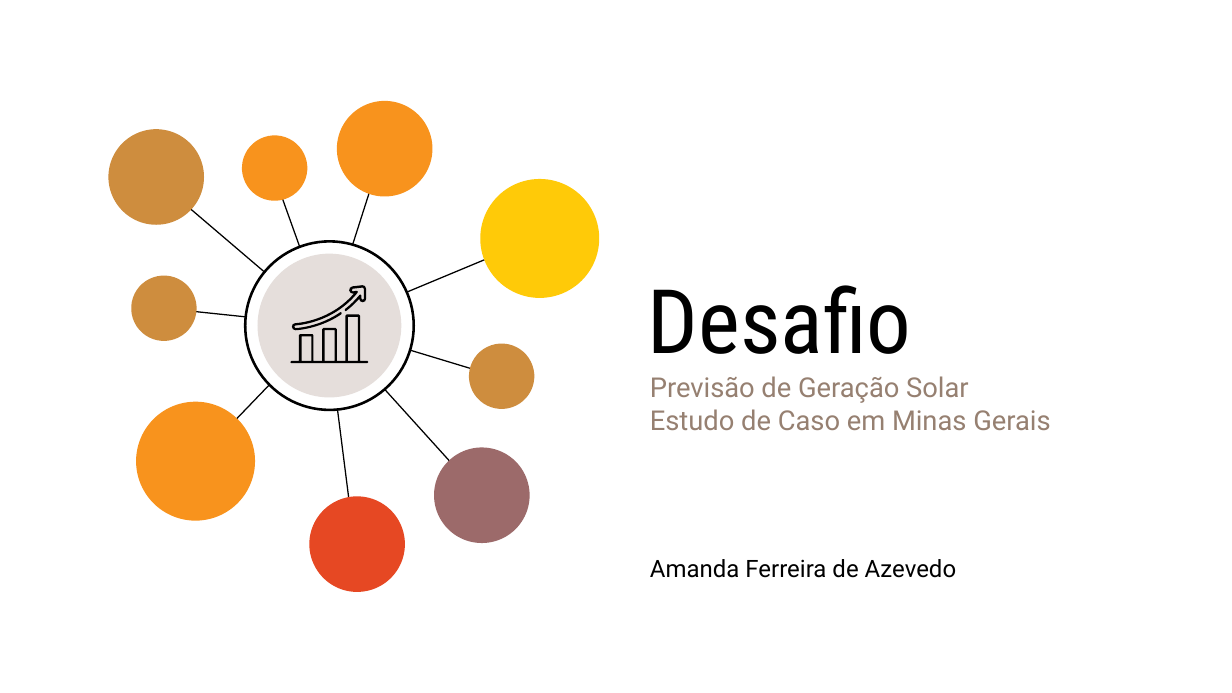
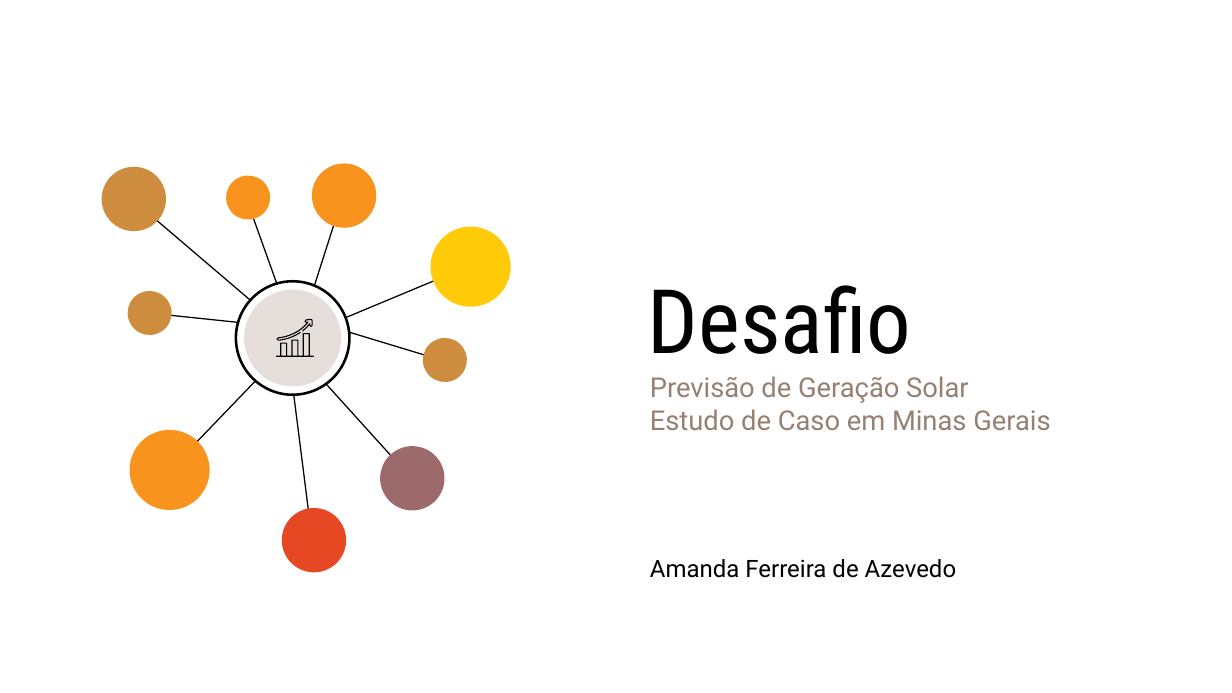
Before and after one commit to afazevedo/RadiantForecast, a slide deck: slide 1 of docs/presentation.pptx. Drawn at 1232x693 pixels with LibreOffice and Linux fonts; fonts in the diff are those of the drawing. Boxes give left, top, right and bottom in pixels: in the first picture for what was removed or moved away, otherwise in the second. Text is boxed around its words. In the diff, an @@ line names an element or a change of style, - is before the commit and + after.

```diff
--- a/docs/presentation.pptx
+++ b/docs/presentation.pptx
@@ ellipse: place and size @@
-ellipse at [92, 113, 221, 242]
+ellipse at [90, 155, 176, 241]
@@ ellipse: place and size @@
-ellipse at [230, 124, 318, 212]
+ellipse at [219, 169, 279, 228]
@@ ellipse: place and size @@
-ellipse at [320, 85, 449, 213]
+ellipse at [301, 153, 387, 239]
@@ line moved from (154, 177) - (328, 325) to (133, 200) - (249, 299) @@
@@ line moved from (272, 170) - (328, 325) to (246, 200) - (283, 303) @@
@@ line moved from (383, 150) - (326, 325) to (342, 196) - (306, 314) @@
@@ ellipse: place and size @@
-ellipse at [460, 158, 620, 318]
+ellipse at [416, 213, 524, 320]
@@ ellipse: place and size @@
-ellipse at [217, 213, 443, 439]
+ellipse at [216, 262, 368, 413]
@@ line moved from (543, 235) - (328, 325) to (473, 265) - (328, 325) @@
@@ ellipse: place and size @@
-ellipse at [120, 265, 207, 352]
+ellipse at [121, 283, 180, 343]
@@ ellipse: place and size @@
-ellipse at [233, 229, 426, 422]
+ellipse at [227, 273, 358, 403]
@@ line moved from (161, 308) - (326, 325) to (148, 313) - (260, 325) @@
@@ freeform shape: place and size @@
-freeform shape at [292, 286, 367, 331]
+freeform shape at [276, 319, 312, 341]
@@ line moved from (500, 377) - (329, 325) to (445, 361) - (328, 325) @@
@@ freeform shape: place and size @@
-freeform shape at [291, 314, 370, 363]
+freeform shape at [276, 333, 314, 356]
@@ ellipse: place and size @@
-ellipse at [458, 333, 546, 420]
+ellipse at [415, 330, 474, 389]
@@ line moved from (193, 464) - (328, 325) to (168, 472) - (259, 378) @@
@@ line moved from (483, 498) - (326, 325) to (413, 480) - (308, 363) @@
@@ ellipse: place and size @@
-ellipse at [115, 381, 275, 541]
+ellipse at [116, 416, 223, 524]
@@ line moved from (355, 549) - (326, 325) to (313, 543) - (293, 393) @@
@@ ellipse: place and size @@
-ellipse at [417, 431, 546, 560]
+ellipse at [369, 435, 454, 521]
@@ ellipse: place and size @@
-ellipse at [293, 480, 422, 609]
+ellipse at [271, 497, 357, 583]
```
Also in this commit, not shown: 18 other slides changed, 3 slides added, 3 slides removed, 4 other files.
